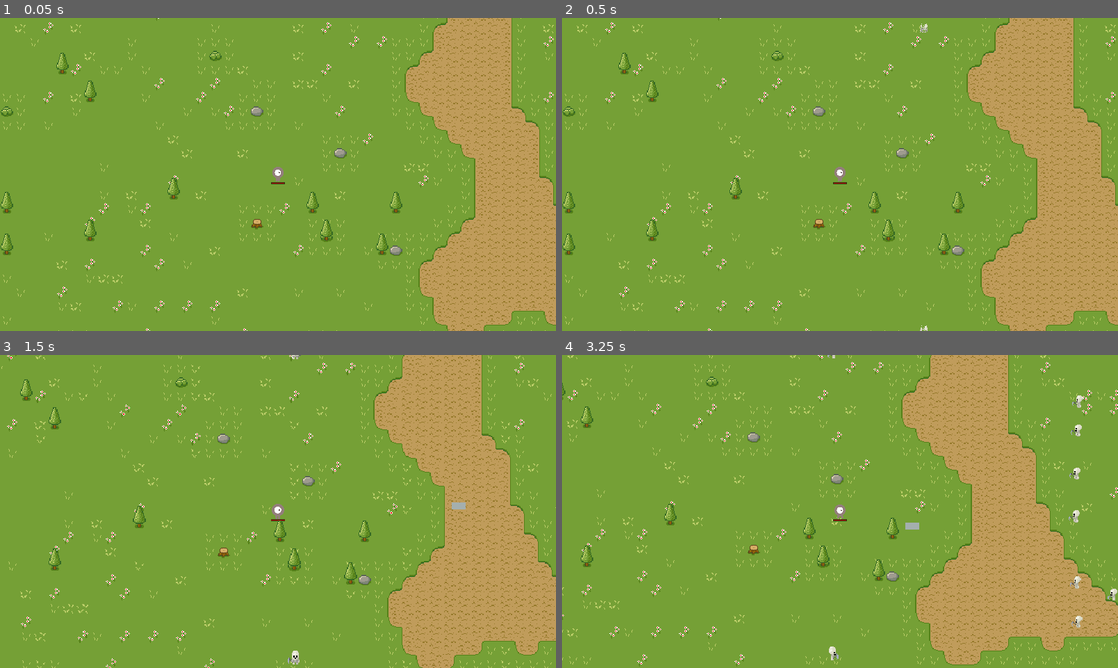
Above: before the commit, frames 1-4 (two rows, left to right).
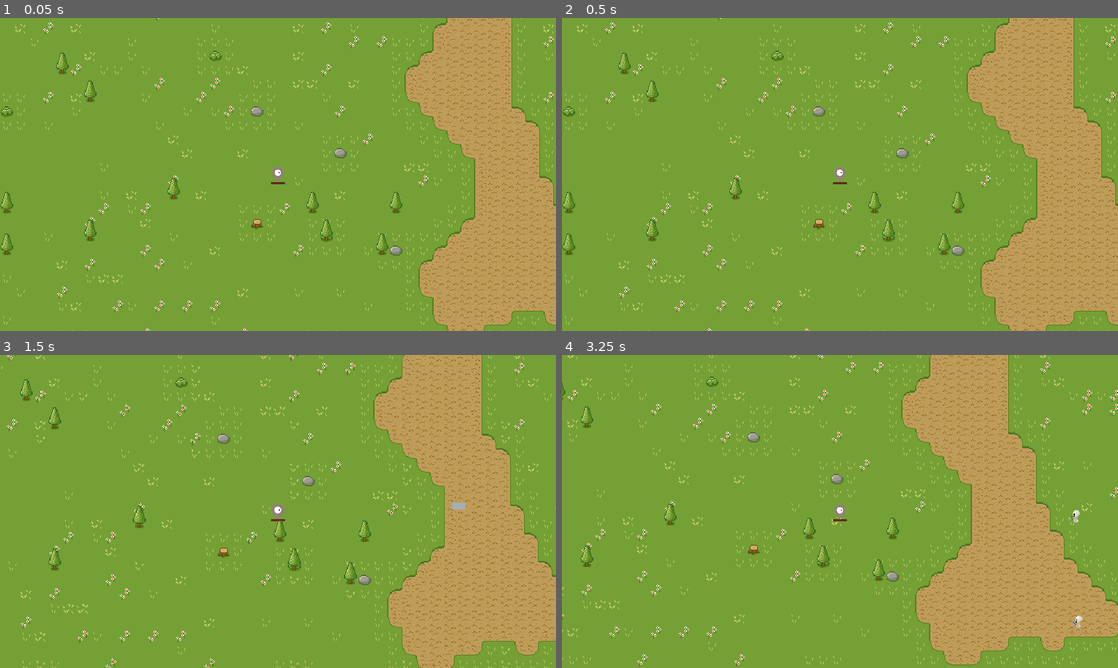
Above: after the commit, the same moments.

Repository: lyquid/ParkingSurvivors
Game: Godot game, scene res://Main.tscn
Same seed, same stepped clock (60 frames per second), same inputs: the game is played once before the commit and once after it.
Inputs (mouse positions are in pixels of both pictures, inside the frame that each line leads up to):
- Up to frame 1 (0.05 s): no input
- Up to frame 2 (0.5 s): no input
- Up to frame 3 (1.5 s): move the mouse to (400, 495) at 0.52 s; hold D (move_right) 0.53-1.28 s; hold Mouse wheel up (zoom_in) 0.53-1.28 s; move the mouse to (166, 527) at 1.27 s; hold S (move_down) from 1.28 s (still down); tap Mouse wheel down (zoom_out) at 1.35 s
- Up to frame 4 (3.25 s): move the mouse to (895, 442) at 2.02 s; release S (move_down) at 2.03 s; hold D (move_right) 2.03-2.78 s; hold Mouse wheel up (zoom_in) 2.03-2.78 s; move the mouse to (812, 574) at 2.77 s; hold W (move_up) from 2.78 s (still down); tap Mouse wheel down (zoom_out) at 2.85 s

Frame 1 is identical in both runs. In frame 2, less than 0.1% of the frame differs, in the area x 64-66%, y 1-100%; in frame 3, less than 0.1%; in frame 4, 0.3%, in the area x 47-100%, y 0-98%.

Commit message:
Knifes now can be fired in a direction

Diff:
--- a/EnemySpawner.gd
+++ b/EnemySpawner.gd
@@ -7,7 +7,7 @@
 var tilemap
 # Spawner variables
 var max_skeletons := 1000
-var start_skeletons := 50
+var start_skeletons := 18
 var skeleton_count := 0
 var skeleton_scene := preload("res://characters/enemies/skeleton/Skeleton.tscn")
 onready var enemy_spawn_location := $EnemySpawnLocation
--- a/characters/enemies/skeleton/Skeleton.gd
+++ b/characters/enemies/skeleton/Skeleton.gd
@@ -64,24 +64,6 @@
 			animates_monster(direction)
 
 
-func _on_Timer_timeout():
-	# Calculate the position of the player relative to the skeleton
-	var player_relative_position := player.position - position
-	direction = player_relative_position.normalized()
-
-#	if player_relative_position.length() <= 16:
-#		# If player is near, don't move but turn toward it
-#		direction = Vector2.ZERO
-#		last_direction = player_relative_position.normalized()
-#	elif player_relative_position.length() <= 100 and bounce_countdown == 0:
-#		# If player is within range, move toward it
-#		direction = player_relative_position.normalized()
-#
-	# Update bounce countdown
-	if bounce_countdown > 0:
-		bounce_countdown = bounce_countdown - 1
-
-
 func get_animation_direction(direction_in: Vector2) -> String:
 	var norm_direction := direction_in.normalized()
 	if norm_direction.y >= 0.707:
@@ -142,3 +124,21 @@
 	if health > 0.0:
 		stunned = false
 		animates_monster(direction)
+
+
+func _on_IATimer_timeout():
+		# Calculate the position of the player relative to the skeleton
+	var player_relative_position := player.position - position
+	direction = player_relative_position.normalized()
+
+#	if player_relative_position.length() <= 16:
+#		# If player is near, don't move but turn toward it
+#		direction = Vector2.ZERO
+#		last_direction = player_relative_position.normalized()
+#	elif player_relative_position.length() <= 100 and bounce_countdown == 0:
+#		# If player is within range, move toward it
+#		direction = player_relative_position.normalized()
+#
+	# Update bounce countdown
+	if bounce_countdown > 0:
+		bounce_countdown = bounce_countdown - 1
--- a/characters/enemies/skeleton/Skeleton.tscn
+++ b/characters/enemies/skeleton/Skeleton.tscn
@@ -146,5 +146,5 @@
 one_shot = true
 
 [connection signal="animation_finished" from="AnimatedSprite" to="." method="_on_AnimatedSprite_animation_finished"]
-[connection signal="timeout" from="IATimer" to="." method="_on_Timer_timeout"]
+[connection signal="timeout" from="IATimer" to="." method="_on_IATimer_timeout"]
 [connection signal="timeout" from="StunTimer" to="." method="_on_StunTimer_timeout"]
--- a/characters/player/Player.gd
+++ b/characters/player/Player.gd
@@ -11,8 +11,10 @@
 onready var animated_sprite := $AnimatedSprite
 onready var animation_player := $AnimationPlayer
 onready var hit_particles := $HitParticles
+onready var hit_particles_timer := $HitParticles/EmissionTimer
 # directional vector
 var direction := Vector2.ZERO
+var last_moving_direction := Vector2(1.0, 0.0)
 var facing_left := false
 # camera
 export var min_zoom := 0.5
@@ -40,6 +42,7 @@
 
 	if direction.length_squared() > 0.0:
 		animated_sprite.play()
+		last_moving_direction = direction
 	else:
 		animated_sprite.stop()
 
@@ -68,13 +71,16 @@
 	healthbar.rect_size.x = healthbar_length * health / max_health
 
 
+func get_last_moving_direction() -> Vector2:
+	return last_moving_direction
+
+
 func hit(damage: float):
 	health -= damage
 	update_healthbar()
 	animation_player.play("hit")
 	hit_particles.emitting = true
-	# how?
-	$HitParticles/EmissionTimer.start()
+	hit_particles_timer.start()
 	if health <= 0.0:
 		# die!
 		pass
--- a/weapons/Knife.gd
+++ b/weapons/Knife.gd
@@ -3,8 +3,9 @@
 const DISABLED_TIMEOUT := 1.5
 
 var speed: float
-var direction := Vector2.ZERO
-var tilemap
+var direction: Vector2
+var piercing_power: float
+var tilemap: TileMap
 onready var graphics := $WeaponGraphics
 onready var disable_timer := $DisableTimer
 
@@ -14,10 +15,11 @@
 	disable_timer.start()
 
 
-func setup(damage_in: float, kinematic_force_in: float, speed_in: float, direction_in: Vector2) -> Node2D:
+func setup(damage_in: float, kinematic_force_in: float, speed_in: float, piercing: float, direction_in: Vector2) -> Node2D:
 	damage = damage_in
 	kinematic_force = kinematic_force_in
 	speed = speed_in
+	piercing_power = piercing
 	direction = direction_in
 	return self
 
@@ -38,10 +40,13 @@
 			return
 
 	if body.name.find("Skeleton") >= 0:
-#		var impact_direction := Vector2(kinematic_force, 0.0)
-#		if player.is_facing_left():
-#			impact_direction = Vector2(-kinematic_force, 0.0)
-		body.hit(damage)
+		var impact_direction := Vector2(kinematic_force, 0.0)
+		if player.is_facing_left():
+			impact_direction = Vector2(-kinematic_force, 0.0)
+		body.hit(damage, impact_direction, true)
+		piercing_power -= 1
+		if piercing_power:
+			return
 
 	# Stop the movement and delete
 	direction = Vector2.ZERO
--- a/weapons/KnifeLauncher.gd
+++ b/weapons/KnifeLauncher.gd
@@ -4,12 +4,14 @@
 const DEFAULT_DAMAGE := 50.0
 const DEFAULT_KINEMATIC_FORCE := 10.0
 const DEFAULT_SPEED := 300.0
+const DEFAULT_PIERCING := 3
 
 var knife_scene := preload("res://weapons/Knife.tscn")
 onready var main := get_tree().root.get_node("Main")
 onready var cooldown_timer := $Cooldown
 var throw_direction := Vector2.ZERO
 var speed := DEFAULT_SPEED
+var piercing_power := DEFAULT_PIERCING
 
 
 func _ready():
@@ -21,12 +23,8 @@
 
 
 func attack():
-	if player.is_facing_left():
-		throw_direction = Vector2(-1.0, 0.0)
-	else:
-		throw_direction = Vector2(1.0, 0.0)
-
-	var knife = knife_scene.instance().setup(damage, kinematic_force, speed, throw_direction)
+	throw_direction = player.get_last_moving_direction()
+	var knife = knife_scene.instance().setup(damage, kinematic_force, speed, piercing_power, throw_direction)
 	knife.set_position(player.position)
 	main.call_deferred("add_child", knife)
 
